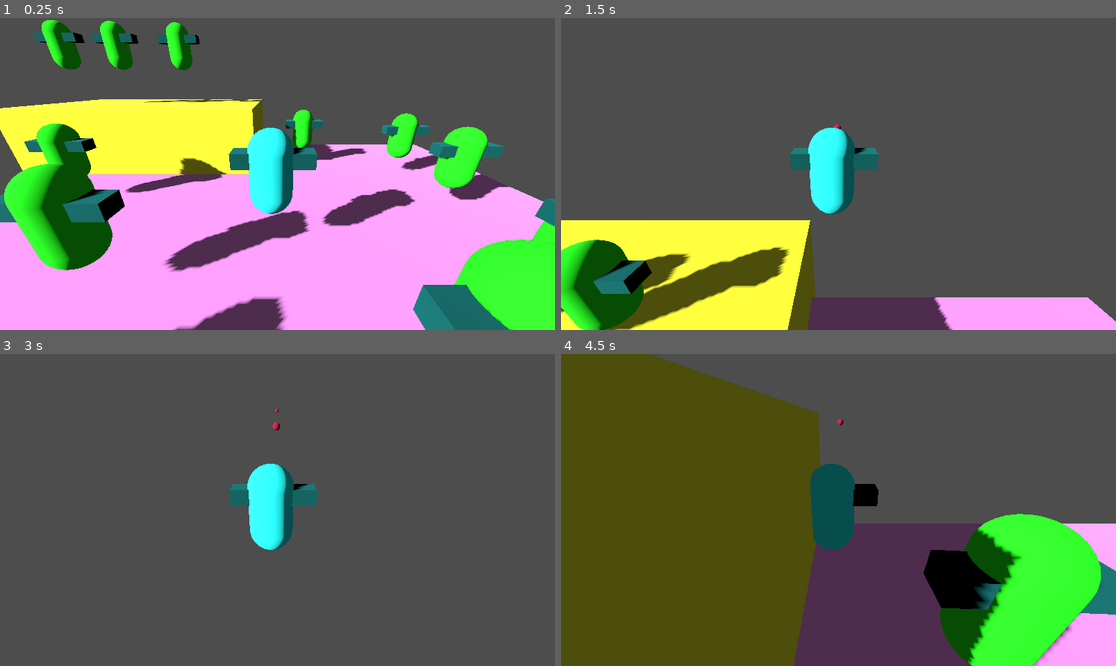
Above: before the commit, frames 1-4 (two rows, left to right).
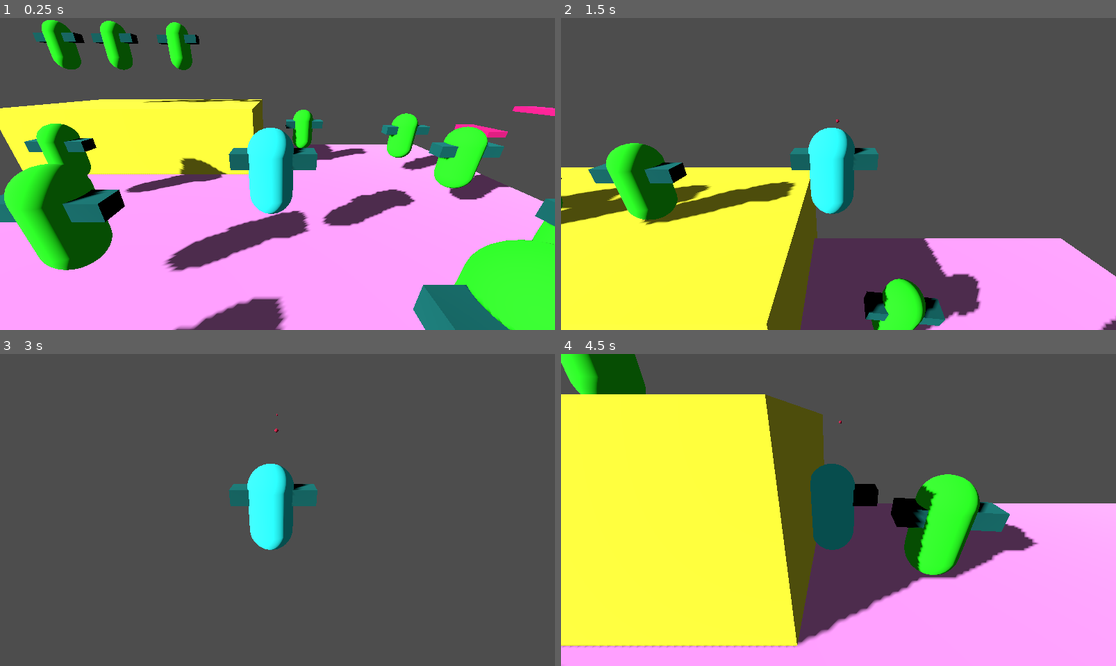
Above: after the commit, the same moments.

Repository: hhhhhhhh1233/MechGame
Game: Godot game, scene res://world.tscn
The game is run twice, just before and just after one commit, with the same random seed, the same clock (stepped at 60 frames per second) and the same inputs.
Inputs (mouse positions are in pixels of both pictures, inside the frame that each line leads up to):
- Up to frame 1 (0.25 s): no input
- Up to frame 2 (1.5 s): move the mouse to (866, 174) at 0.52 s; hold Space (fly) 0.53-1.28 s; hold W (walk_forward) from 0.53 s (still down); click (866, 174) at 0.8 s; move the mouse to (810, 174) at 1.27 s; click (810, 174) at 1.35 s
- Up to frame 3 (3 s): keep holding W (walk_forward); tap Space (fly) at 1.55 s; move the mouse to (288, 503) at 2.02 s; hold Space (fly) 2.03-2.78 s; click (288, 503) at 2.3 s; tap Enter at 2.75 s; move the mouse to (271, 516) at 2.77 s; tap Down (look_down) at 2.85 s
- Up to frame 4 (4.5 s): keep holding W (walk_forward); tap Space (fly) at 3.05 s; tap R (restart) at 3.5 s; move the mouse to (877, 513) at 3.52 s; press the mouse at (877, 513) at 3.53 s; tap Left (look_left) at 3.6 s; move the mouse to (794, 506) at 4.27 s; release the mouse at (794, 506) at 4.28 s; tap Right (look_right) at 4.35 s

The runs differ from the first frame. In frame 1, 0.3% of the frame differs, in the area x 81-100%, y 28-39%; in frame 2, 29%; in frame 3, less than 0.1%; in frame 4, 60%, in the area x 0-100%, y 0-100%.

Commit message:
Added rapid shooting and weight, separated flying and jumping, tweaked stats

Diff:
--- a/bullet.tscn
+++ b/bullet.tscn
@@ -13,8 +13,10 @@
 script = ExtResource("1_2ilgm")
 
 [node name="CollisionShape3D" type="CollisionShape3D" parent="."]
+transform = Transform3D(0.5, 0, 0, 0, 0.5, 0, 0, 0, 0.5, 0, 0, 0)
 shape = SubResource("SphereShape3D_j0bw4")
 
 [node name="MeshInstance3D" type="MeshInstance3D" parent="."]
+transform = Transform3D(0.5, 0, 0, 0, 0.5, 0, 0, 0, 0.5, 0, 0, 0)
 mesh = SubResource("SphereMesh_ty06x")
 surface_material_override/0 = SubResource("StandardMaterial3D_cw0rl")
--- a/project.godot
+++ b/project.godot
@@ -14,6 +14,14 @@
 run/main_scene="res://world.tscn"
 config/features=PackedStringArray("4.0", "Forward Plus")
 config/icon="res://icon.svg"
+
+[display]
+
+window/size/viewport_width=1920
+window/size/viewport_height=1080
+window/size/mode=3
+window/size/resizable=false
+window/size/borderless=true
 
 [input]
 
@@ -86,7 +94,12 @@
 }
 fly={
 "deadzone": 0.5,
-"events": [Object(InputEventJoypadButton,"resource_local_to_scene":false,"resource_name":"","device":-1,"button_index":0,"pressure":0.0,"pressed":true,"script":null)
-, Object(InputEventKey,"resource_local_to_scene":false,"resource_name":"","device":-1,"window_id":0,"alt_pressed":false,"shift_pressed":false,"ctrl_pressed":false,"meta_pressed":false,"pressed":false,"keycode":0,"physical_keycode":32,"key_label":0,"unicode":32,"echo":false,"script":null)
+"events": [Object(InputEventKey,"resource_local_to_scene":false,"resource_name":"","device":-1,"window_id":0,"alt_pressed":false,"shift_pressed":false,"ctrl_pressed":false,"meta_pressed":false,"pressed":false,"keycode":0,"physical_keycode":32,"key_label":0,"unicode":32,"echo":false,"script":null)
+, Object(InputEventJoypadMotion,"resource_local_to_scene":false,"resource_name":"","device":-1,"axis":4,"axis_value":1.0,"script":null)
 ]
 }
+jump={
+"deadzone": 0.5,
+"events": [Object(InputEventJoypadButton,"resource_local_to_scene":false,"resource_name":"","device":-1,"button_index":0,"pressure":0.0,"pressed":true,"script":null)
+]
+}
--- a/scripts/Bullet.gd
+++ b/scripts/Bullet.gd
@@ -12,4 +12,4 @@
 
 func _physics_process(delta):
 	position += global_transform.basis.z * -SPEED * delta
-	move_and_slide()
+	#move_and_slide()
--- a/scripts/Player.gd
+++ b/scripts/Player.gd
@@ -1,12 +1,15 @@
 extends CharacterBody3D
 
 
-const SPEED = 10.0
+const SPEED = 7.5
 const JUMP_VELOCITY = 6
 const JUMP_ACCEL = 0.1
-const LOOK_SPEED = 3
+const LOOK_SPEED = 2
 const LOOK_ANGLE = 0.8
+const WEIGHT = 0.3
+const SHOOT_DELAY = 0.1
 
+var shooting = false
 @onready var BULLET = preload("res://bullet.tscn")
 # Get the gravity from the project settings to be synced with RigidBody nodes.
 var gravity = ProjectSettings.get_setting("physics/3d/default_gravity")
@@ -22,18 +25,28 @@
 	if Input.is_action_just_pressed("restart"):
 		get_tree().reload_current_scene()
 
-	if Input.is_action_just_pressed("shoot"):
-		var bullet =  BULLET.instantiate()
-		$"..".add_child(bullet)
-		bullet.transform = transform
-		bullet.position += bullet.global_transform.basis.z * -1
+	if Input.is_action_just_pressed("jump") and is_on_floor():
+		velocity.y = JUMP_VELOCITY
+
+	if Input.is_action_pressed("shoot"):
+		if not shooting:
+			shooting = true
+			var bullet =  BULLET.instantiate()
+			$"..".add_child(bullet)
+			bullet.transform = transform
+			bullet.position += bullet.global_transform.basis.z * -1
+			Input.start_joy_vibration(0, 0.1, 0)
+			await get_tree().create_timer(SHOOT_DELAY).timeout
+			Input.stop_joy_vibration(0)
+			shooting = false
 
 	if Input.is_action_just_pressed("pause"):
 		get_tree().quit()
 
 	# Handle Jump.
 	if Input.is_action_pressed("fly"):
-		velocity.y += JUMP_VELOCITY * JUMP_ACCEL
+		Input.start_joy_vibration(0, 0, 0.1, 0.2)
+		velocity.y += JUMP_VELOCITY * JUMP_ACCEL - WEIGHT
 		if velocity.y > JUMP_VELOCITY:
 			velocity.y = JUMP_VELOCITY
 
--- a/world.tscn
+++ b/world.tscn
@@ -9,10 +9,7 @@
 [sub_resource type="StandardMaterial3D" id="StandardMaterial3D_jadye"]
 albedo_color = Color(0.192157, 1, 1, 1)
 
-[sub_resource type="Environment" id="Environment_3ew4a"]
-ssil_enabled = true
-sdfgi_enabled = true
-fog_height = -237.14
+[sub_resource type="Environment" id="Environment_ugxmx"]
 
 [sub_resource type="BoxMesh" id="BoxMesh_3l6qp"]
 
@@ -52,6 +49,14 @@
 
 [sub_resource type="WorldBoundaryShape3D" id="WorldBoundaryShape3D_oxxmv"]
 
+[sub_resource type="BoxMesh" id="BoxMesh_4l4mu"]
+
+[sub_resource type="StandardMaterial3D" id="StandardMaterial3D_ci1g8"]
+albedo_color = Color(0.858824, 0.117647, 0.509804, 1)
+
+[sub_resource type="BoxShape3D" id="BoxShape3D_c7rbb"]
+size = Vector3(1, 0.314947, 2.19198)
+
 [node name="World" type="Node3D"]
 transform = Transform3D(1, 0, 0, 0, 1, 0, 0, 0, 1, -0.85182, -0.667975, 2.33417)
 
@@ -69,7 +74,7 @@
 
 [node name="Camera3D" type="Camera3D" parent="Player"]
 transform = Transform3D(1, 0, 0, 0, 0.914381, 0.404854, 0, -0.404854, 0.914381, 0.144172, 1.82702, 4.19689)
-environment = SubResource("Environment_3ew4a")
+environment = SubResource("Environment_ugxmx")
 
 [node name="Weapon" type="MeshInstance3D" parent="Player"]
 transform = Transform3D(1.82362, 0, 0, 0, 0.343462, 0, 0, 0, 0.463453, 0.0552361, 0.329593, -0.0198421)
@@ -1207,3 +1212,75 @@
 
 [node name="CollisionShape3D" type="CollisionShape3D" parent="WorldFloor"]
 shape = SubResource("WorldBoundaryShape3D_oxxmv")
+
+[node name="Platform" type="StaticBody3D" parent="."]
+transform = Transform3D(1, 0, 0, 0, 1, 0, 0, 0, 1, 11.892, 1.51794, -7.68349)
+metadata/_edit_group_ = true
+
+[node name="MeshInstance3D" type="MeshInstance3D" parent="Platform"]
+transform = Transform3D(1, 0, 0, 0, 0.300289, 0, 0, 0, 2.19633, 0, 0, 0)
+mesh = SubResource("BoxMesh_4l4mu")
+surface_material_override/0 = SubResource("StandardMaterial3D_ci1g8")
+
+[node name="CollisionShape3D" type="CollisionShape3D" parent="Platform"]
+shape = SubResource("BoxShape3D_c7rbb")
+
+[node name="Platform2" type="StaticBody3D" parent="."]
+transform = Transform3D(1, 0, 0, 0, 1, 0, 0, 0, 1, 15.0774, 2.60493, -7.68349)
+metadata/_edit_group_ = true
+
+[node name="MeshInstance3D" type="MeshInstance3D" parent="Platform2"]
+transform = Transform3D(1, 0, 0, 0, 0.300289, 0, 0, 0, 2.19633, 0, 0, 0)
+mesh = SubResource("BoxMesh_4l4mu")
+surface_material_override/0 = SubResource("StandardMaterial3D_ci1g8")
+
+[node name="CollisionShape3D" type="CollisionShape3D" parent="Platform2"]
+shape = SubResource("BoxShape3D_c7rbb")
+
+[node name="Platform3" type="StaticBody3D" parent="."]
+transform = Transform3D(1, 0, 0, 0, 1, 0, 0, 0, 1, 18.5076, 3.66531, -7.68349)
+metadata/_edit_group_ = true
+
+[node name="MeshInstance3D" type="MeshInstance3D" parent="Platform3"]
+transform = Transform3D(1, 0, 0, 0, 0.300289, 0, 0, 0, 2.19633, 0, 0, 0)
+mesh = SubResource("BoxMesh_4l4mu")
+surface_material_override/0 = SubResource("StandardMaterial3D_ci1g8")
+
+[node name="CollisionShape3D" type="CollisionShape3D" parent="Platform3"]
+shape = SubResource("BoxShape3D_c7rbb")
+
+[node name="Platform4" type="StaticBody3D" parent="."]
+transform = Transform3D(1, 0, 0, 0, 1, 0, 0, 0, 1, 22.5394, 5.21362, -7.68349)
+metadata/_edit_group_ = true
+
+[node name="MeshInstance3D" type="MeshInstance3D" parent="Platform4"]
+transform = Transform3D(1, 0, 0, 0, 0.300289, 0, 0, 0, 2.19633, 0, 0, 0)
+mesh = SubResource("BoxMesh_4l4mu")
+surface_material_override/0 = SubResource("StandardMaterial3D_ci1g8")
+
+[node name="CollisionShape3D" type="CollisionShape3D" parent="Platform4"]
+shape = SubResource("BoxShape3D_c7rbb")
+
+[node name="Platform5" type="StaticBody3D" parent="."]
+transform = Transform3D(1, 0, 0, 0, 1, 0, 0, 0, 1, 26.2603, 6.71847, -7.68349)
+metadata/_edit_group_ = true
+
+[node name="MeshInstance3D" type="MeshInstance3D" parent="Platform5"]
+transform = Transform3D(1, 0, 0, 0, 0.300289, 0, 0, 0, 2.19633, 0, 0, 0)
+mesh = SubResource("BoxMesh_4l4mu")
+surface_material_override/0 = SubResource("StandardMaterial3D_ci1g8")
+
+[node name="CollisionShape3D" type="CollisionShape3D" parent="Platform5"]
+shape = SubResource("BoxShape3D_c7rbb")
+
+[node name="Platform6" type="StaticBody3D" parent="."]
+transform = Transform3D(0.805639, 0, 0.592407, 0, 1, 0, -0.592407, 0, 0.805639, 19.8818, -6.20833, 18.1654)
+metadata/_edit_group_ = true
+
+[node name="MeshInstance3D" type="MeshInstance3D" parent="Platform6"]
+transform = Transform3D(1, 0, 0, 0, 0.300289, 0, 0, 0, 2.19633, 0, 0, 0)
+mesh = SubResource("BoxMesh_4l4mu")
+surface_material_override/0 = SubResource("StandardMaterial3D_ci1g8")
+
+[node name="CollisionShape3D" type="CollisionShape3D" parent="Platform6"]
+shape = SubResource("BoxShape3D_c7rbb")
Not shown: 1 places in world.tscn that only renumber resources
